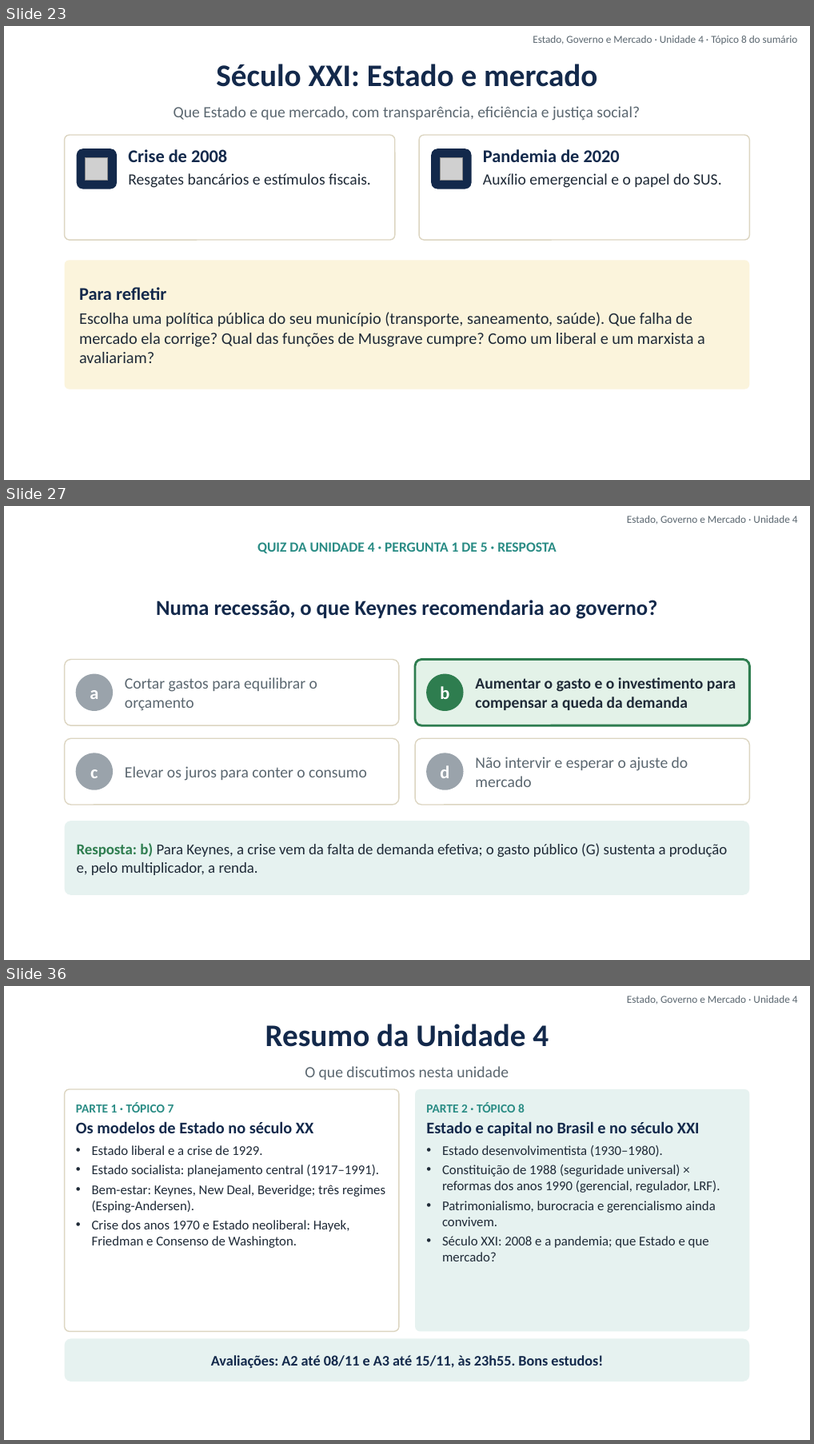
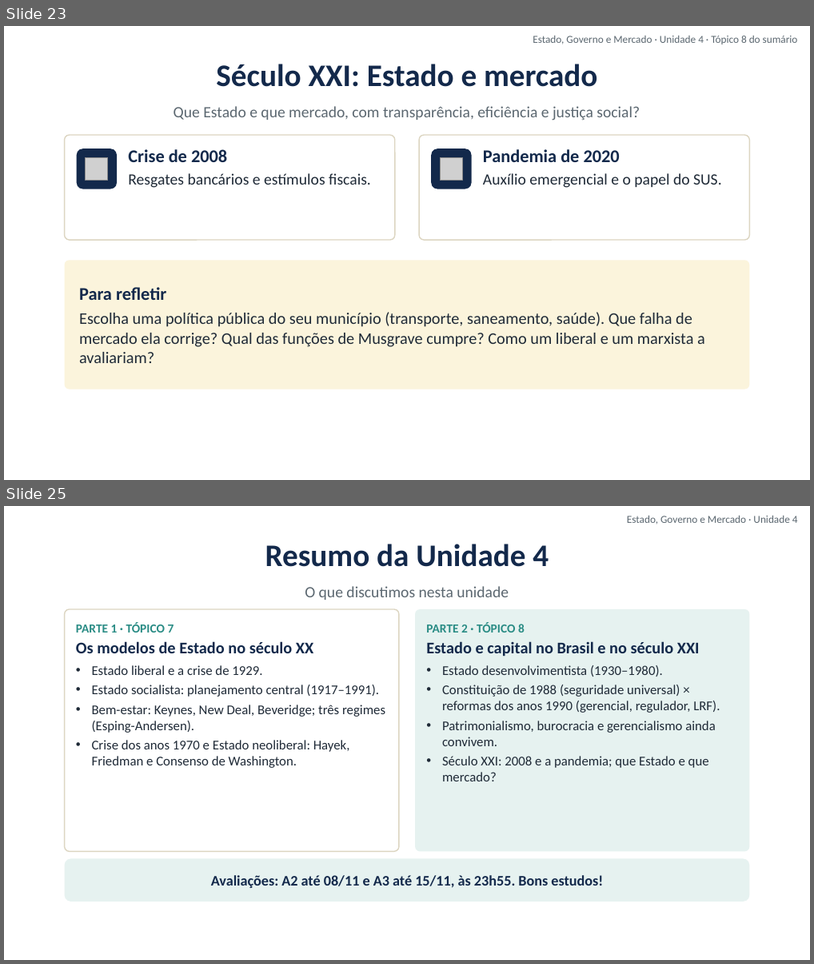
Before and after one commit to cleitonfranco74/gestao_publica, a slide deck: disciplina-01-estado-governo-mercado/materiais/04_Unidade_4_Modelos_de_Estado_e_Brasil.pptx. Shown one above the other, each under a label of ours: slides 23, 27 and 36 before the commit, slides 23 and 25 after it; the slides between them are not shown. The pictures are 814x1444 and 814x964 pixels, drawn with LibreOffice and Linux fonts; fonts in the diff are those of the drawing; grey boxes stand for pictures; background and template pictures are left out. Boxes give left, top, right and bottom in pixels: in the first picture for what was removed or moved away, otherwise in the second. Text is boxed around its words. In the diff, an @@ line names an element or a change of style, - is before the commit and + after.

```diff
--- a/disciplina-01-estado-governo-mercado/materiais/04_Unidade_4_Modelos_de_Estado_e_Brasil.pptx
+++ b/disciplina-01-estado-governo-mercado/materiais/04_Unidade_4_Modelos_de_Estado_e_Brasil.pptx
@@ slide 27 removed at bbox=[4, 506, 810, 960], background picture (left out) @@
@@ text removed at bbox=[627, 516, 798, 524] @@
-Estado, Governo e Mercado · Unidade 4
@@ text removed at bbox=[258, 542, 557, 554] @@
-QUIZ DA UNIDADE 4 · PERGUNTA 1 DE 5 · RESPOSTA
@@ text removed at bbox=[156, 600, 658, 619] @@
-Numa recessão, o que Keynes recomendaria ao governo?
@@ rounded rectangle removed at bbox=[65, 660, 399, 725] @@
@@ rounded rectangle removed at bbox=[415, 660, 750, 725] @@
@@ rounded rectangle removed at bbox=[76, 674, 113, 711] @@
-a
@@ text removed at bbox=[125, 677, 318, 711] @@
-Cortar gastos para equilibrar o orçamento
@@ rounded rectangle removed at bbox=[426, 674, 464, 711] @@
-b
@@ text removed at bbox=[475, 677, 736, 710] @@
-Aumentar o gasto e o investimento para compensar a queda da demanda
@@ rounded rectangle removed at bbox=[65, 738, 399, 804] @@
@@ rounded rectangle removed at bbox=[415, 738, 750, 804] @@
@@ rounded rectangle removed at bbox=[76, 752, 113, 790] @@
-c
@@ text removed at bbox=[125, 766, 367, 780] @@
-Elevar os juros para conter o consumo
@@ rounded rectangle removed at bbox=[426, 752, 464, 790] @@
-d
@@ text removed at bbox=[475, 756, 689, 787] @@
-Não intervir e esperar o ajuste do mercado
@@ rounded rectangle removed at bbox=[65, 820, 750, 895] @@
-Resposta: b) Para Keynes, a crise vem da falta de demanda efetiva; o gasto público (G) sustenta a produção e, pelo multiplicador, a renda.
@@ what was slide 36 is now slide 25 @@
```
Also in this commit, not shown: 1 slide changed, 10 other slides removed, 17 other files.
